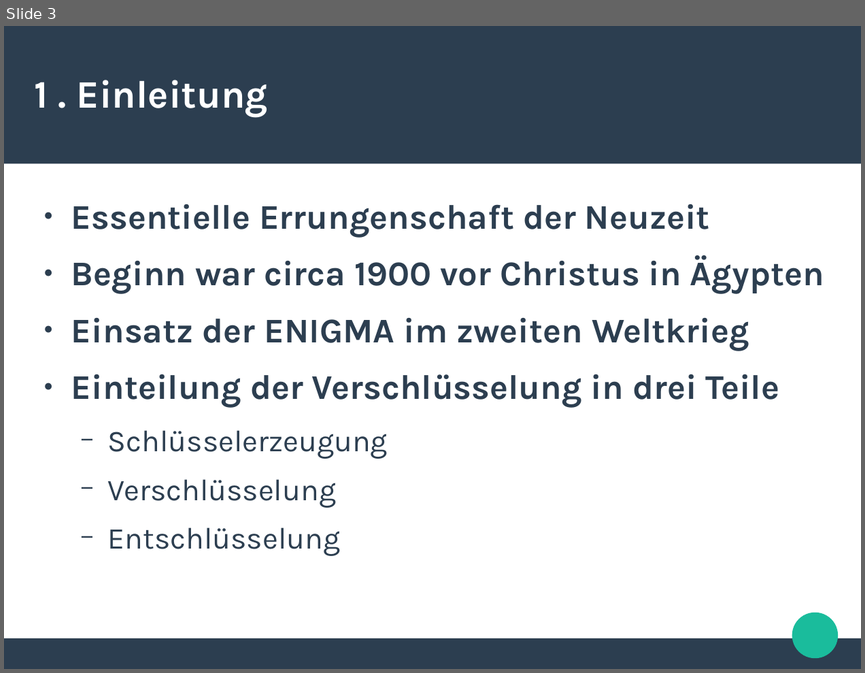
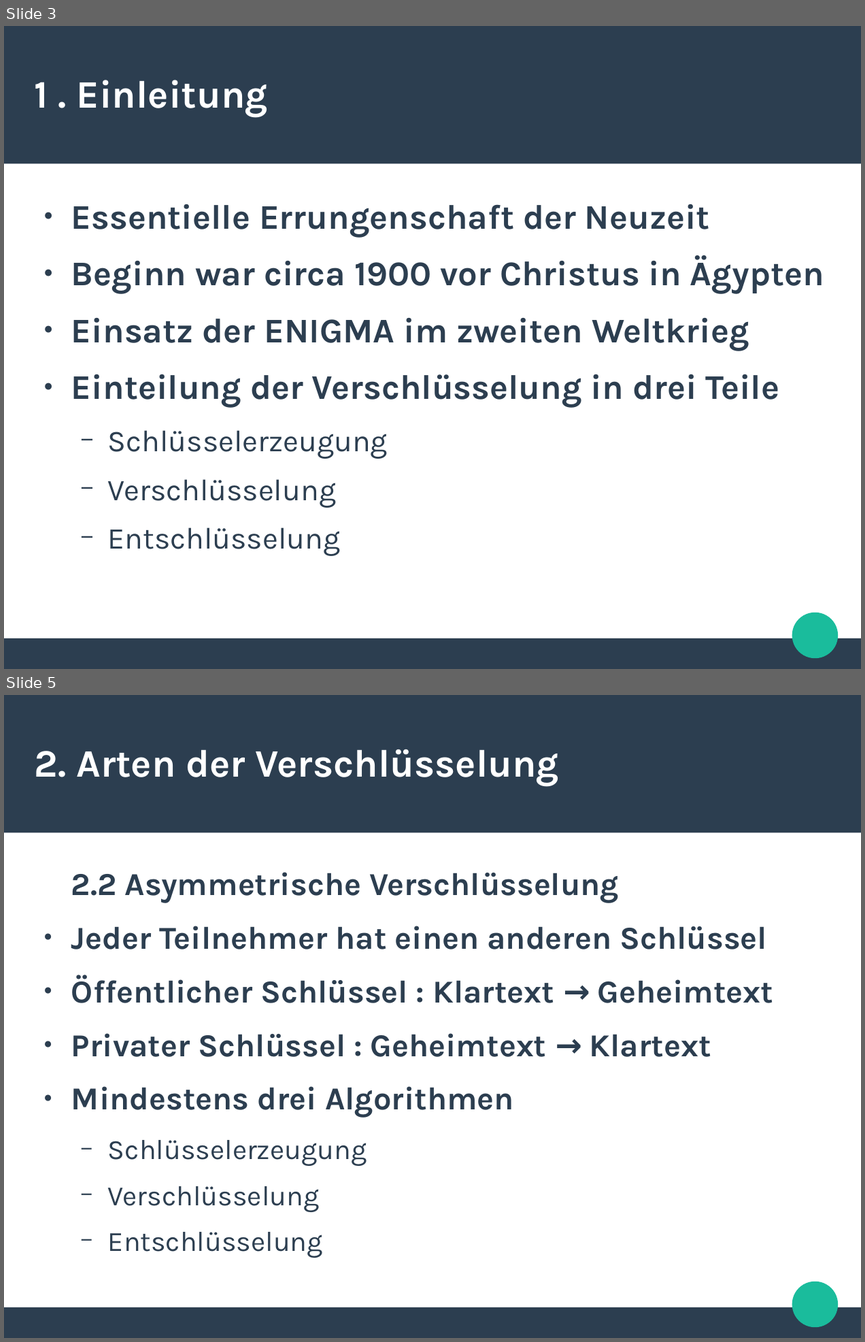
Before and after one commit to Mofiche/KL, a slide deck: PräKL.odp. Shown one above the other, each under a label of ours: slide 3 before the commit, slides 3 and 5 after it; the slides between them are not shown. The pictures are 865x673 and 865x1342 pixels, drawn with LibreOffice and Linux fonts; fonts in the diff are those of the drawing. Boxes give left, top, right and bottom in pixels: in the first picture for what was removed or moved away, otherwise in the second. Text is boxed around its words. In the diff, an @@ line names an element or a change of style, - is before the commit and + after.

```diff
--- a/PräKL.odp
+++ b/PräKL.odp
@@ slide 5 added at [4,695,861,1338], background #FFFFFF; not listed: 3 template elements that a slide beside it also shows @@
@@ title added at [35,749,559,786], 36 pt, text #FFFFFF, bold @@
+2. Arten der Verschlüsselung
@@ text added at [71,872,773,1257], 29.6 pt, text #2C3E50, bold @@
+2.2 Asymmetrische Verschlüsselung
+● Jeder Teilnehmer hat einen anderen Schlüssel
+● Öffentlicher Schlüssel : Klartext → Geheimtext
+● Privater Schlüssel : Geheimtext → Klartext
+● Mindestens drei Algorithmen
+  − Schlüsselerzeugung
+  − Verschlüsselung
+  − Entschlüsselung
```
Also in this commit, not shown: 1 slide changed, 1 other slide added, 9 other files.
